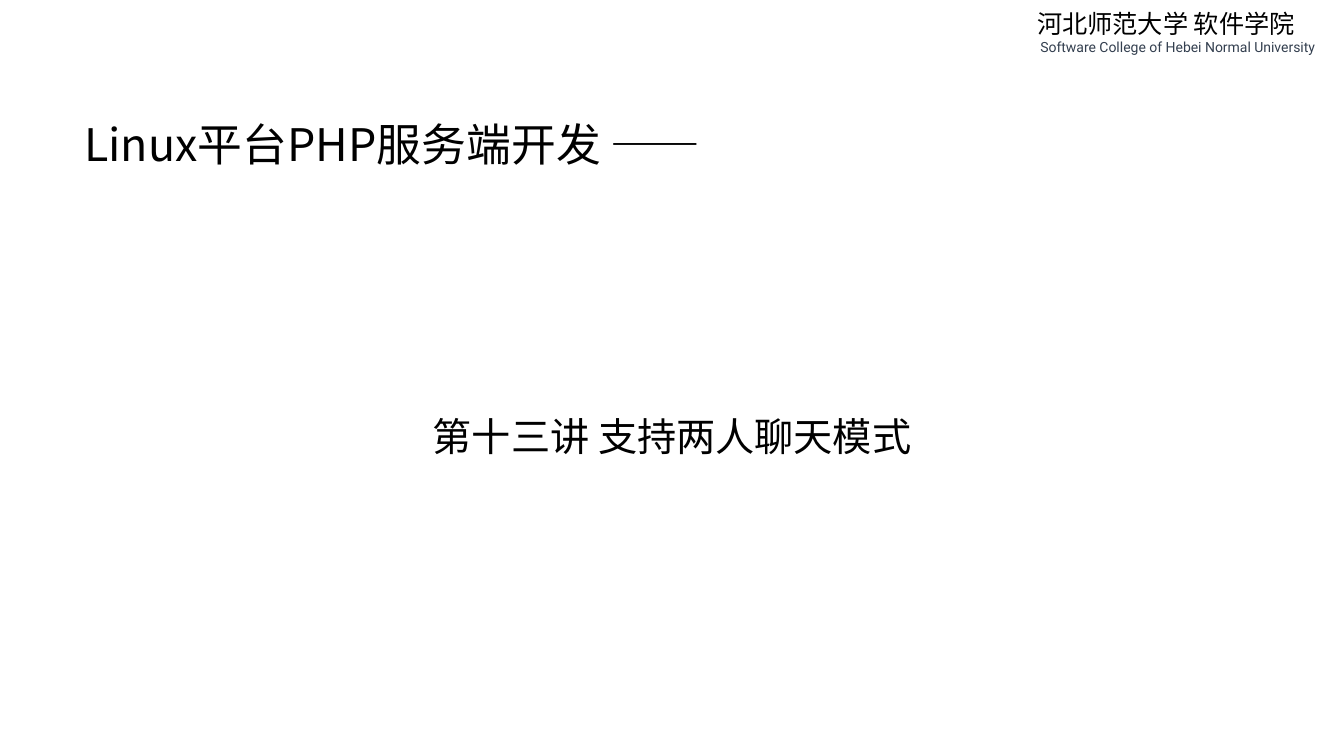
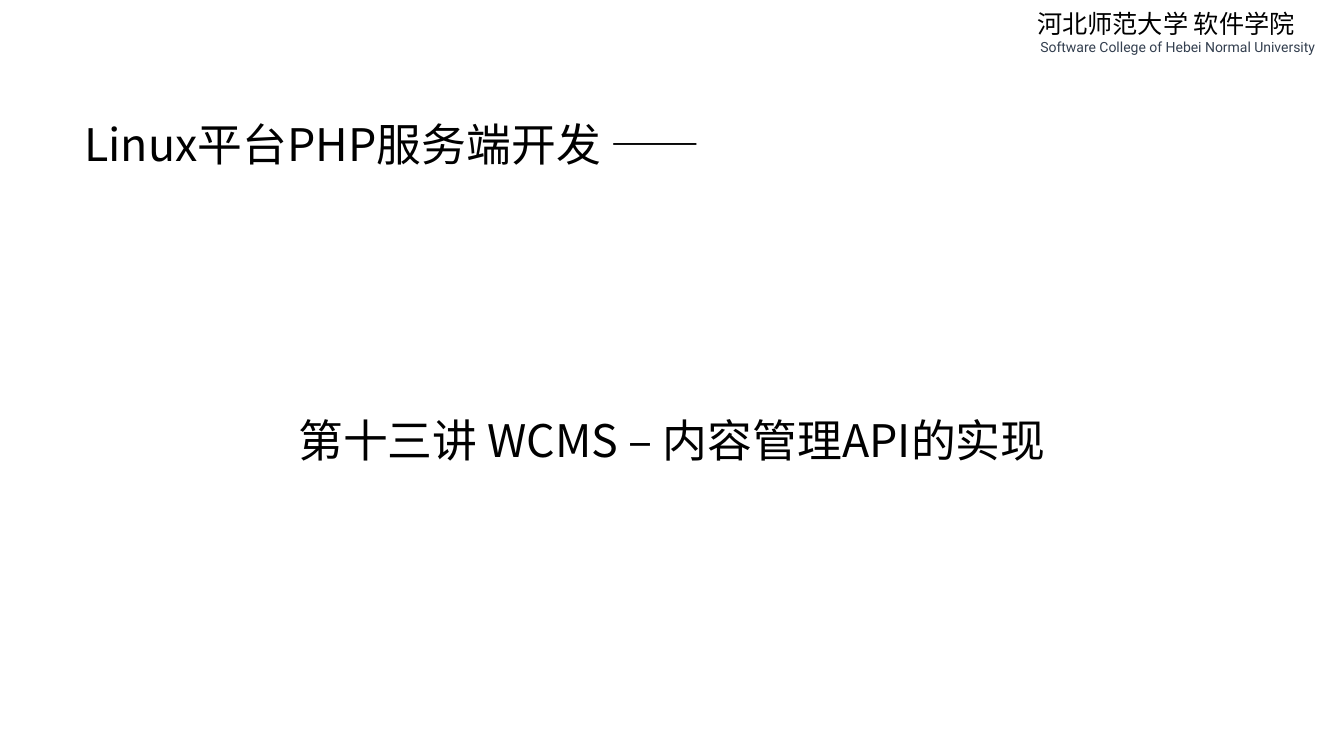
Before and after one commit to edu2act/course-php-serverside-development-on-linux, a slide deck: slide 1 of materials/slides/ch13-wcms-content-management.pptx. Drawn at 1344x756 pixels with LibreOffice and Linux fonts; fonts in the diff are those of the drawing. Boxes give left, top, right and bottom in pixels: in the first picture for what was removed or moved away, otherwise in the second. Text is boxed around its words. In the diff, an @@ line names an element or a change of style, - is before the commit and + after.

```diff
--- a/materials/slides/ch13-wcms-content-management.pptx
+++ b/materials/slides/ch13-wcms-content-management.pptx
@@ text at box(298, 419, 1046, 461): text changed; size 28 to 32 pt @@
-第十三讲 支持两人聊天模式
+第十三讲 WCMS – 内容管理API的实现
```
Also in this commit, not shown: 3 other slides changed, 3 slides added, 7 slides removed, 15 other files.
